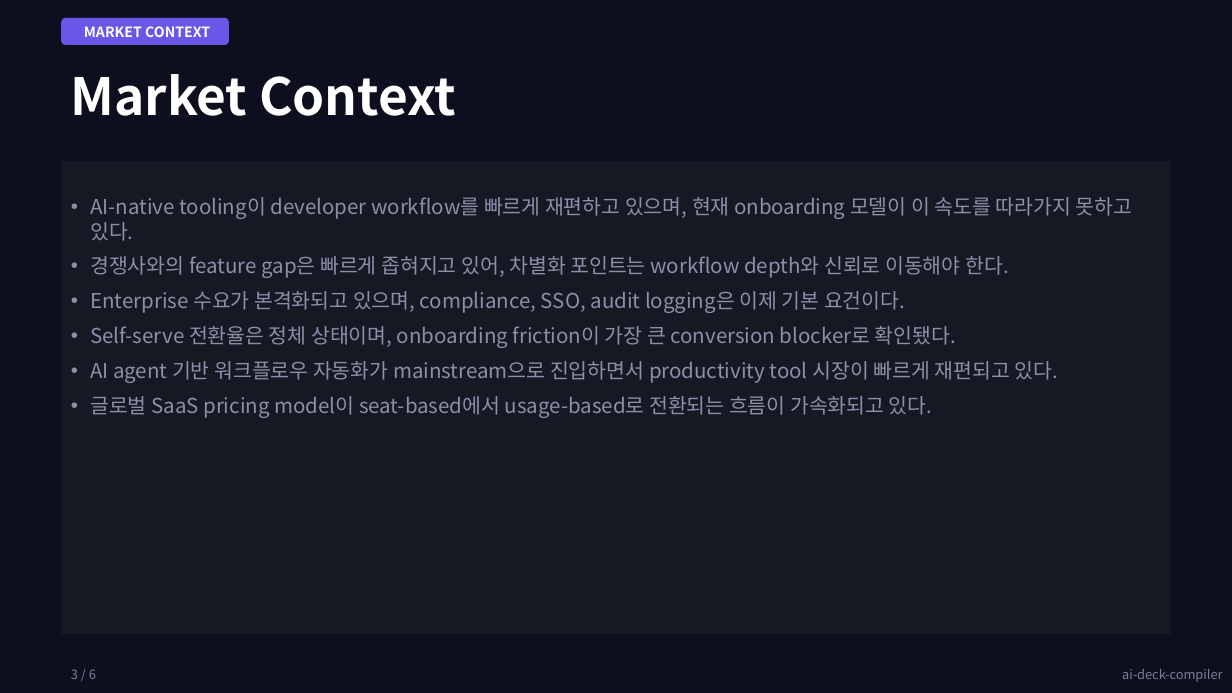
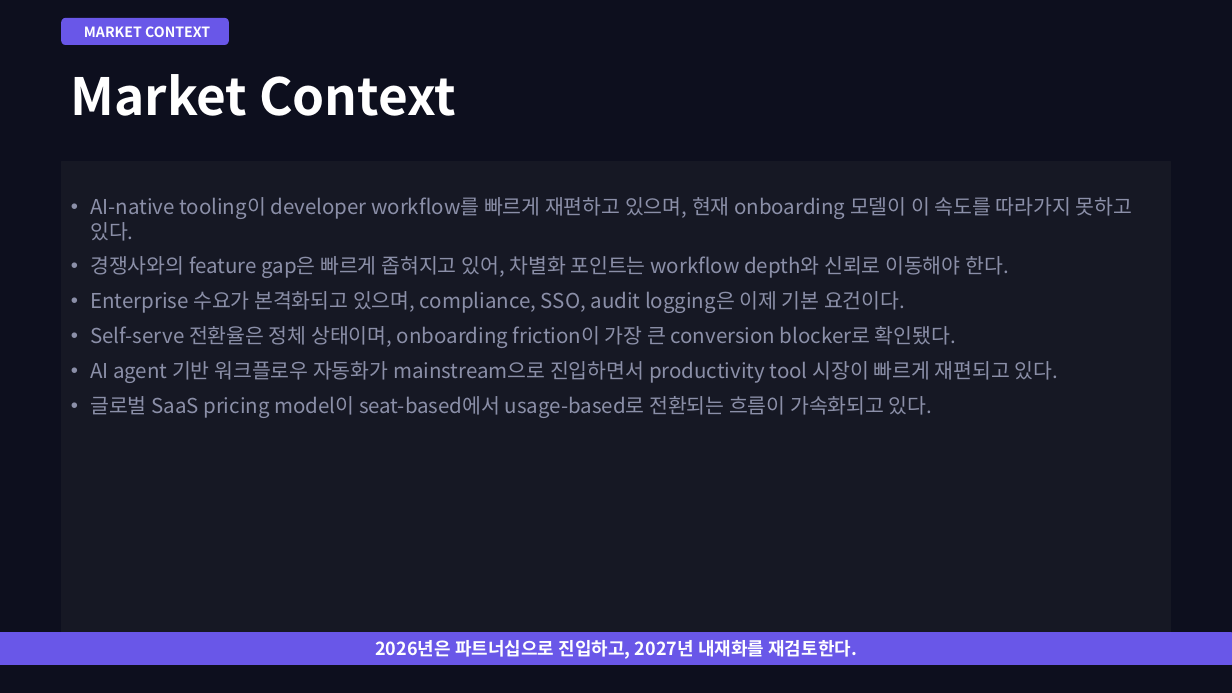
Before and after one commit to kyungseo/ai-deck-compiler, a slide deck: slide 3 of examples/results/strategy-vivid-dark.pptx. Drawn at 1232x693 pixels with LibreOffice and Linux fonts; fonts in the diff are those of the drawing. Boxes give left, top, right and bottom in pixels: in the first picture for what was removed or moved away, otherwise in the second. Text is boxed around its words. In the diff, an @@ line names an element or a change of style, - is before the commit and + after.

```diff
--- a/examples/results/strategy-vivid-dark.pptx
+++ b/examples/results/strategy-vivid-dark.pptx
@@ rectangle added at [0, 633, 1232, 665], fill #6957E8, outline #6957E8 1 pt @@
@@ text added at [375, 640, 857, 659], 14 pt, text #FFFFFF, bold @@
+2026년은 파트너십으로 진입하고, 2027년 내재화를 재검토한다.
@@ text removed at [71, 669, 96, 679] @@
-3 / 6
@@ text removed at [1122, 669, 1222, 682] @@
-ai-deck-compiler
```
Also in this commit, not shown: 17 other files.
